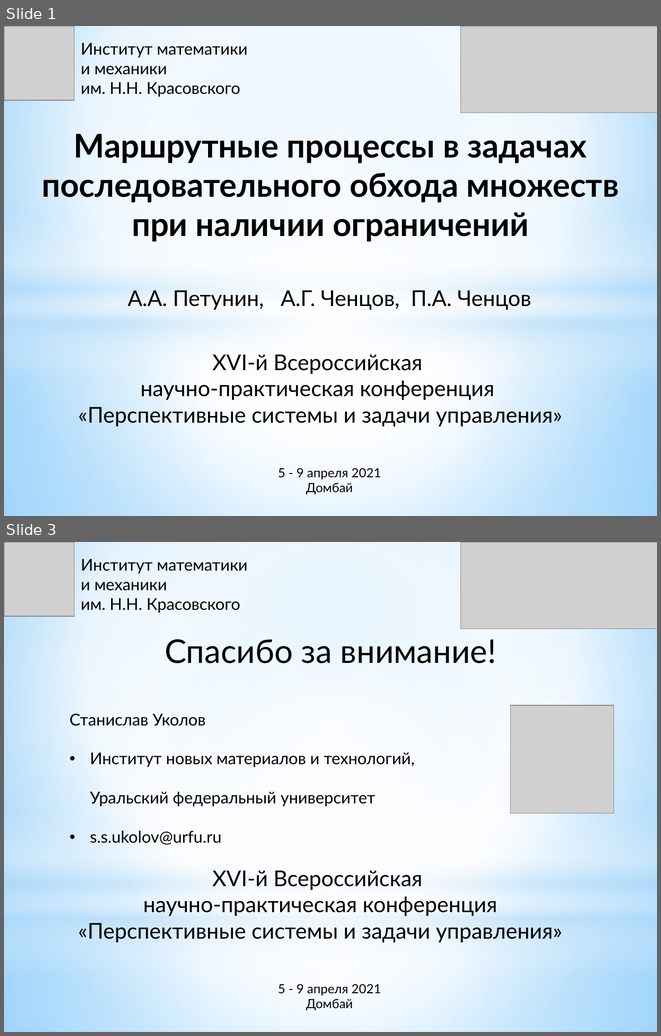
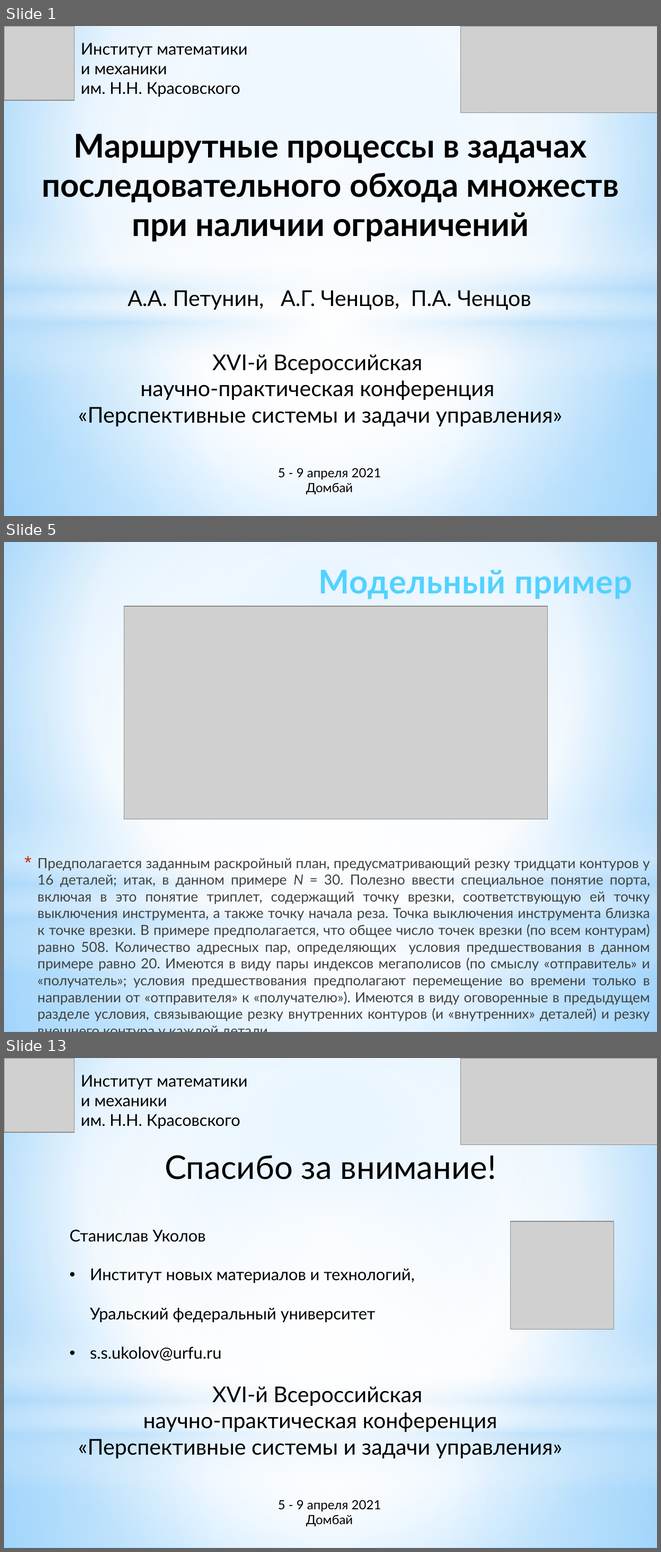
Before and after one commit to ukoloff/LaTeX, a slide deck: chentsov/dombai/docx/dombai-chentsov.pptx. Shown one above the other, each under a label of ours: slides 1 and 3 before the commit, slides 1, 5 and 13 after it; the slides between them are not shown. The pictures are 661x1036 and 661x1552 pixels, drawn with LibreOffice and Linux fonts; fonts in the diff are those of the drawing; grey boxes stand for pictures. Boxes give left, top, right and bottom in pixels: in the first picture for what was removed or moved away, otherwise in the second. Text is boxed around its words. In the diff, an @@ line names an element or a change of style, - is before the commit and + after.

```diff
--- a/chentsov/dombai/docx/dombai-chentsov.pptx
+++ b/chentsov/dombai/docx/dombai-chentsov.pptx
@@ slide 5 added at (4, 542, 657, 1032), background gradient #9ED5FF to #FFFFFF to #5BB9FF; not listed: 4 template elements that a slide beside it also shows @@
@@ text added at (318, 570, 632, 599), 36 pt, text gradient #52D2FF to #20A0CE, bold @@
+Модельный пример
@@ picture added at (124, 606, 548, 819) @@
@@ text added at (37, 858, 650, 1021), 15.4 pt, text #404040 @@
+* Предполагается заданным раскройный план, предусматривающий резку тридцати контуров у 16 деталей; итак, в данном примере N = 30. Полезно ввести специальное понятие порта, включая в это понятие триплет, содержащий точку врезки, соответствующую ей точку выключения инструмента, а также точку начала реза. Точка выключения инструмента близка к точке врезки. В примере предполагается, что общее число точек врезки (по всем контурам) равно 508. Количество адресных пар, определяющих условия предшествования в данном примере равно 20. Имеются в виду пары индексов мегаполисов (по смыслу «отправитель» и «получатель»; условия предшествования предполагают перемещение во времени только в направлении от «отправителя» к «получателю»). Имеются в виду оговоренные в предыдущем разделе условия, связывающие резку внутренних контуров (и «внутренних» деталей) и резку внешнего контура у каждой детали.
@@ what was slide 3 is now slide 13 @@
```
Also in this commit, not shown: 10 other slides added, 1 slide removed.
